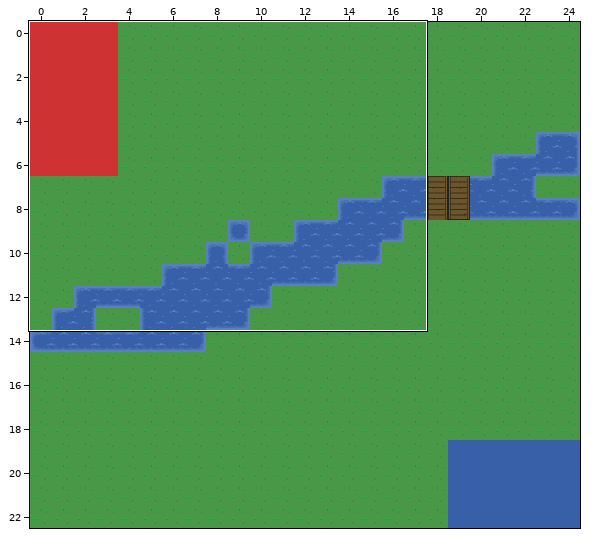
One commit to this Tiled map (JSON): src/maps/test1.json. Above: a wide view before the commit, with the close-up outlined.
Close-up. As it was:
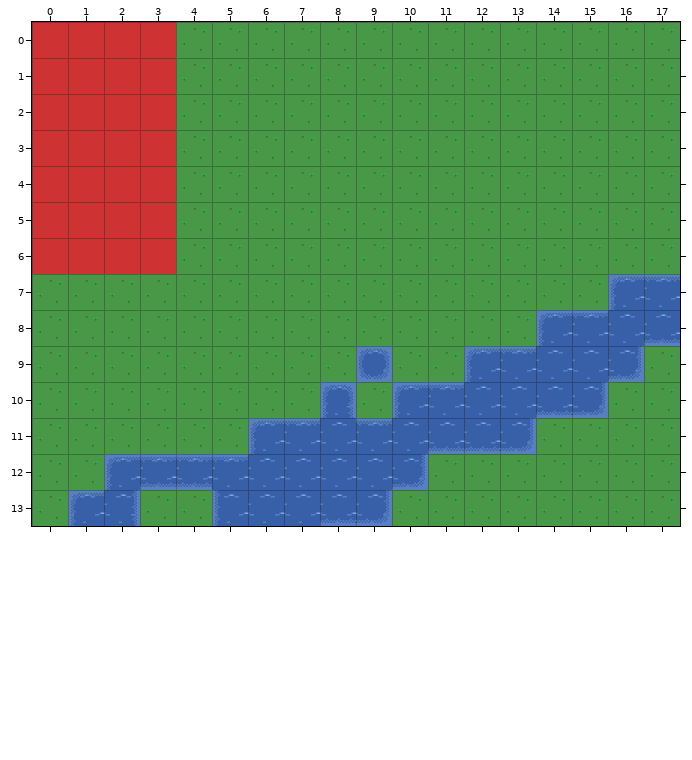
Cells are 48x48 px. Shown: x 0..17, y 0..13. The commit also changed other parts of the map, which this record leaves out. The old version is drawn lined up with the new one.
Once edited:
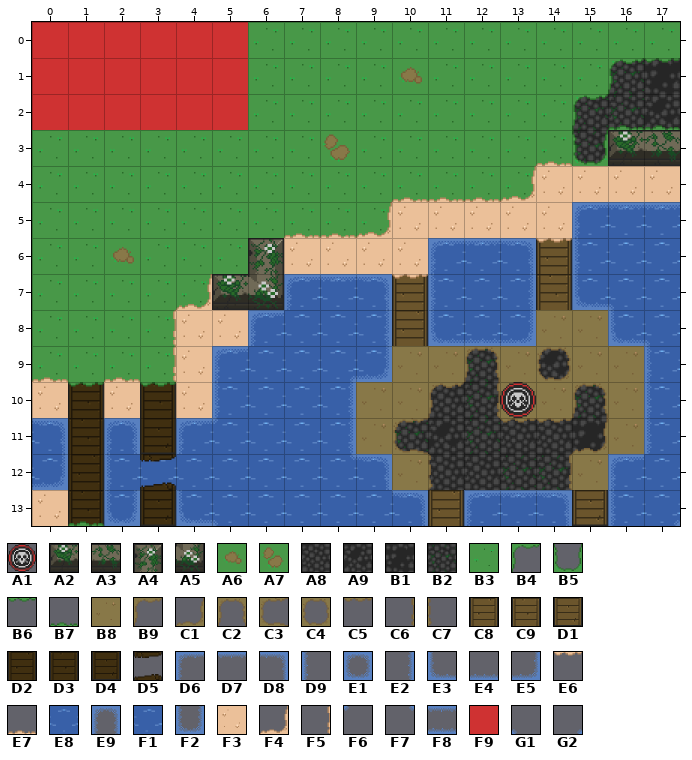
Key: from "oryx_16bit_fantasy_world_trans": A1 424, A2 739, A3 740, A4 742, A5 748, A6 768, A7 770, A8 844, A9 845, B1 846, B2 847, B3 926, B4 935, B5 941, B6 944, B7 946, B8 1150, B9 1159, C1 1161, C2 1163, C3 1166, C4 1167, C5 1168, C6 1169, C7 1171, C8 1421, C9 1422, D1 1423, D2 1533, D3 1534, D4 1535, D5 1536, D6 1573, D7 1574, D8 1575, D9 1629, E1 1630, E2 1631, E3 1685, E4 1686, E5 1687, E6 1728, E7 1730, E8 1741, E9 1742, F1 1797, F2 1798, F3 1822, F4 1833, F5 1841, F6 1965, F7 1966, F8 1967, F9 1984, G1 2021, G2 2022.
__ is an empty cell, ## one hidden under a higher layer.
Tiles of an added or newly shown layer are drawn over the layers below it.
Changes in this commit:
map size 25x23 -> 25x21 cells
Layer "Tile Layer 1":
y 1: x 10 B3 -> A6; x 16..17 B3 B3 -> B2 B1
y 2: x 15..17 B3 B3 B3 -> B2 B2 A9
y 3: x 8 B3 -> A7; x 15 B3 -> B2
y 4: x 14..17 B3 B3 B3 B3 -> F3 F3 F3 F3
y 5: x 10..14 B3 B3 B3 B3 B3 -> F3 F3 F3 F3 F3
y 6: x 2 ## -> A6; x 6..10 B3 B3 B3 B3 B3 -> ## F3 F3 F3 F3; x 14 B3 -> C8
y 7: x 5..6 B3 B3 -> ## ##; x 10 B3 -> C8; x 14 B3 -> C9
y 8: x 4..5 B3 B3 -> F3 F3; x 10 B3 -> C8; x 14..15 ## ## -> B8 B8
y 9: x 4 B3 -> F3; x 10..16 B3 B3 ## ## ## ## ## -> B8 B8 B2 B8 A9 B8 B8
y 10: x 0..4 B3 B3 B3 B3 B3 -> F3 D3 F3 D3 F3; x 9..16 B3 ## ## ## ## ## ## B3 -> B8 B8 A8 B2 B8 B8 B2 B8
y 11: x 0..1 B3 B3 -> __ D3; x 3 B3 -> D4; x 9..16 ## ## ## ## ## B3 B3 B3 -> B8 B2 A9 B2 A8 A8 B1 B8
y 12: x 0..1 B3 B3 -> __ D2; x 10..15 ## B3 B3 B3 B3 B3 -> B8 A8 A8 B2 B2 B8
y 13: x 0..1 B3 ## -> F3 D3; x 3 B3 -> D4; x 11 B3 -> C8; x 15 B3 -> D1
Layer "Water":
y 5: x 15..17 __ __ __ -> E8 E8 E8
y 6: x 11..13 __ __ __ -> E8 E8 E8; x 15..17 __ __ __ -> E8 E8 E8
y 7: x 7..9 __ __ __ -> E8 E8 E8; x 11..13 __ __ __ -> E8 E8 E8; x 15..17 __ F1 F1 -> E8 E8 E8
y 8: x 6..9 __ __ __ __ -> E8 E8 E8 E8; x 11..17 __ __ __ F1 F1 F1 F1 -> E8 E8 E8 __ __ E8 E8
y 9: x 5..9 __ __ __ __ F1 -> E8 E8 E8 E8 E8; x 12..17 F1 F1 F1 F1 F1 __ -> __ __ __ __ __ E8
y 10: x 5..8 __ __ __ F1 -> E8 E8 E8 E8; x 10..15 F1 F1 F1 F1 F1 F1 -> __ __ __ __ __ __; x 17 __ -> E8
y 11: x 0 __ -> E8; x 2 __ -> E8; x 4..13 __ __ F1 F1 F1 F1 F1 F1 F1 F1 -> E8 E8 E8 E8 E8 __ __ __ __ __; x 17 __ -> E8
y 12: x 0 __ -> E8; x 2..10 F1 F1 F1 F1 F1 F1 F1 F1 F1 -> E8 E8 E8 E8 E8 E8 E8 E8 __; x 16..17 __ __ -> E8 E8
y 13: x 1..2 F1 F1 -> __ E8; x 4..10 __ F1 F1 F1 F1 F1 __ -> E8 E8 E8 E8 E8 E8 E8; x 12..14 __ __ __ -> E8 E8 E8; x 16..17 __ __ -> E8 E8
Layer "Water Detail" (removed):
y 7: x 16..17 D6 D7 -> __ __
y 8: x 14..15 D6 D7 -> __ __; x 17 E4 -> __
y 9: x 9 E1 -> __; x 12..13 D6 D7 -> __ __; x 16 E5 -> __
y 10: x 8 E9 -> __; x 10..11 D6 D7 -> __ __; x 14..15 E4 E5 -> __ __
y 11: x 6..7 D6 D7 -> __ __; x 9 D7 -> __; x 11..13 E4 E4 E5 -> __ __ __
y 12: x 2..5 D6 F8 F8 D7 -> __ __ __ __; x 10 E5 -> __
y 13: x 1..2 D6 E2 -> __ __; x 5 D9 -> __; x 8..9 E4 E5 -> __ __
Layer "RedSpawn":
y 0..2: x 4..5 __ __ -> F9 F9
y 3..6: x 0..3 F9 F9 F9 F9 -> __ __ __ __
Layer "Objectives" (added):
y 10: x 13 __ -> A1
Layer "Detail" (added):
y 1: x 16..17 __ __ -> B4 B6
y 2: x 15..17 __ __ __ -> B4 B7 B7
y 3: x 14..15 __ __ -> E7 B5
y 4: x 10..13 __ __ __ __ -> E7 E7 E7 F4
y 5: x 7..9 __ __ __ -> E7 E7 F4; x 15..17 __ __ __ -> D6 D7 D7
y 6: x 11..15 __ __ __ __ __ -> D6 D7 D8 E6 D9
y 7: x 4 __ -> F4; x 7..11 __ __ __ __ __ -> D6 D7 D8 E6 D9; x 13 __ -> E2; x 15..16 __ __ -> E3 G1
y 8: x 3 __ -> F5; x 6 __ -> D6; x 9 __ -> E2; x 11..13 __ __ __ -> E3 E4 E5; x 16..17 __ __ -> E3 G1
y 9: x 0 __ -> E7; x 2..3 __ __ -> E7 F5; x 5 __ -> D6; x 8..9 __ __ -> G2 E5; x 12 __ -> C2; x 14 __ -> C4; x 17 __ -> D9
y 10: x 1 __ -> B6; x 3 __ -> B6; x 5 __ -> D9; x 8 __ -> E2; x 11..12 __ __ -> B9 C6; x 15 __ -> C2; x 17 __ -> D9
y 11: x 0 __ -> D8; x 2 __ -> E9; x 4..5 __ __ -> D6 F6; x 8 __ -> E2; x 10 __ -> C3; x 13..15 __ __ __ -> C5 C5 C1; x 17 __ -> D9
y 12: x 0 __ -> E5; x 2..3 __ __ -> D9 D5; x 8..9 __ __ -> F7 D8; x 11 __ -> C7; x 14 __ -> C6; x 16 __ -> D6
y 13: x 1..2 __ __ -> B7 F2; x 4..5 __ __ -> E3 G1; x 10 __ -> D8; x 12..14 __ __ __ -> D6 D7 D8; x 16..17 __ __ -> D9 G2
Layer "Walls" (added):
y 3: x 16..17 __ __ -> A2 A3
y 6: x 6 __ -> A4
y 7: x 5..6 __ __ -> A2 A5
